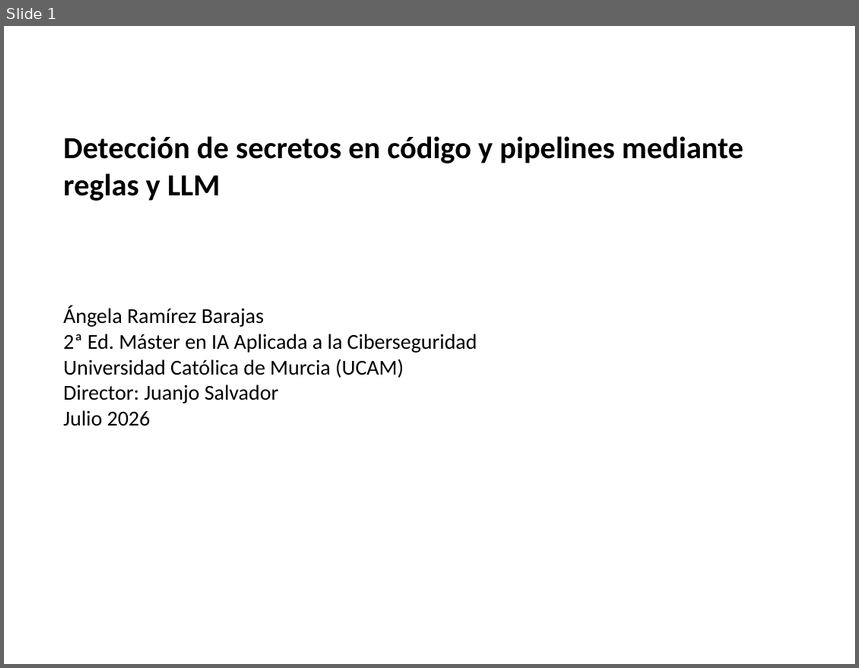
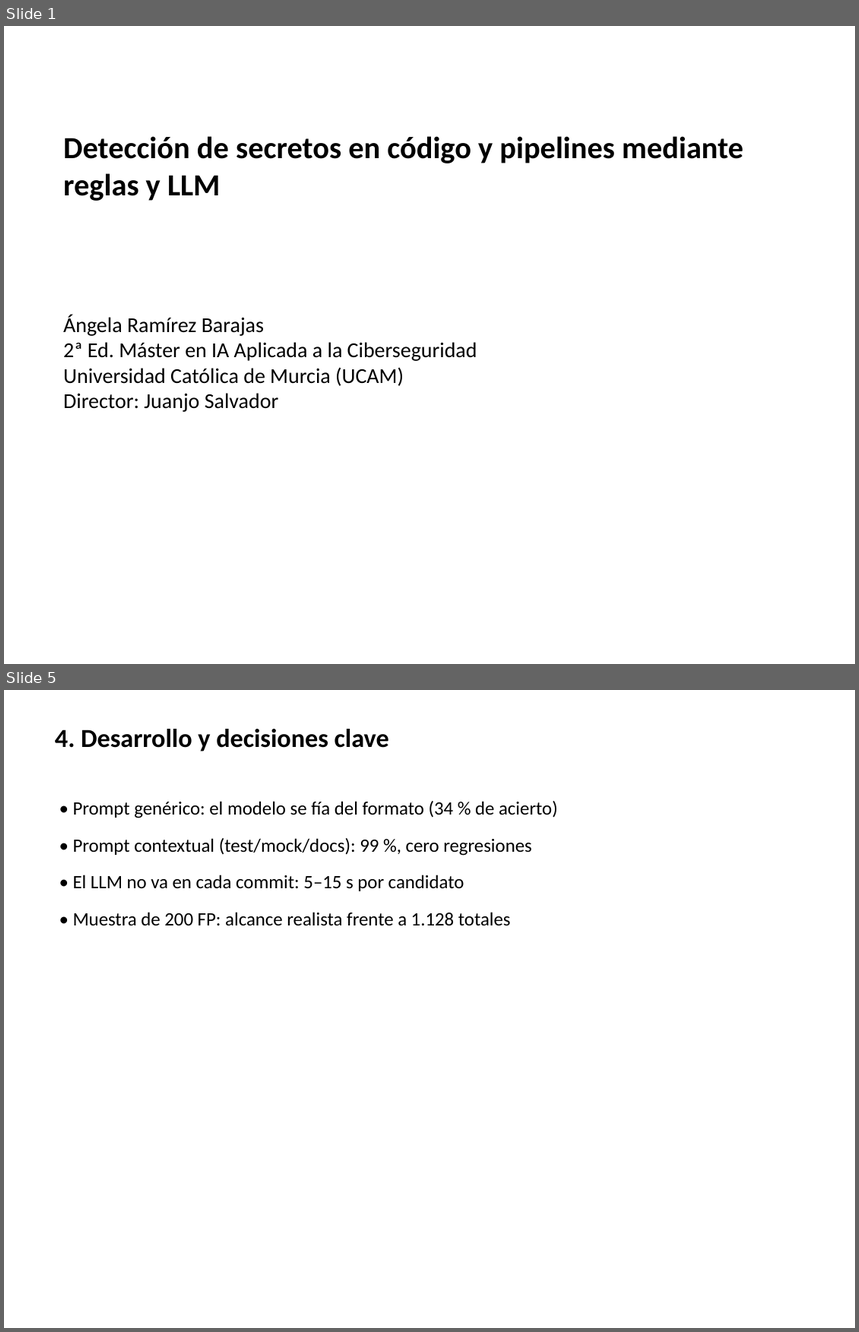
Before and after one commit to aramirezbarajas/secret-scan-tfm, a slide deck: docs/presentacion_defensa.pptx. Shown one above the other, each under a label of ours: slide 1 before the commit, slides 1 and 5 after it; the slides between them are not shown. The pictures are 859x668 and 859x1332 pixels, drawn with LibreOffice and Linux fonts; fonts in the diff are those of the drawing. Boxes give left, top, right and bottom in pixels: in the first picture for what was removed or moved away, otherwise in the second. Text is boxed around its words. In the diff, an @@ line names an element or a change of style, - is before the commit and + after.

```diff
--- a/docs/presentacion_defensa.pptx
+++ b/docs/presentacion_defensa.pptx
@@ slide 5 added at (x1=4, y1=690, x2=855, y2=1328), background #FFFFFF @@
@@ text added at (x1=55, y1=729, x2=389, y2=752), 22 pt, text #000000, bold @@
+4. Desarrollo y decisiones clave
@@ text added at (x1=73, y1=801, x2=558, y2=926), 16 pt, text #000000 @@
+• Prompt genérico: el modelo se fía del formato (34 % de acierto)
+• Prompt contextual (test/mock/docs): 99 %, cero regresiones
+• El LLM no va en cada commit: 5–15 s por candidato
+• Muestra de 200 FP: alcance realista frente a 1.128 totales
@@ slide 1 changed as well @@
@@ text "Ángela Ramírez Barajas" moved from (x1=63, y1=306, x2=477, y2=427) to (x1=63, y1=314, x2=477, y2=412) @@
@@ text at (x1=63, y1=411, x2=151, y2=427): paragraph removed @@
-Julio 2026
```
Also in this commit, not shown: 3 other slides changed, 2 other slides added, 7 slides removed, 2 other files.
